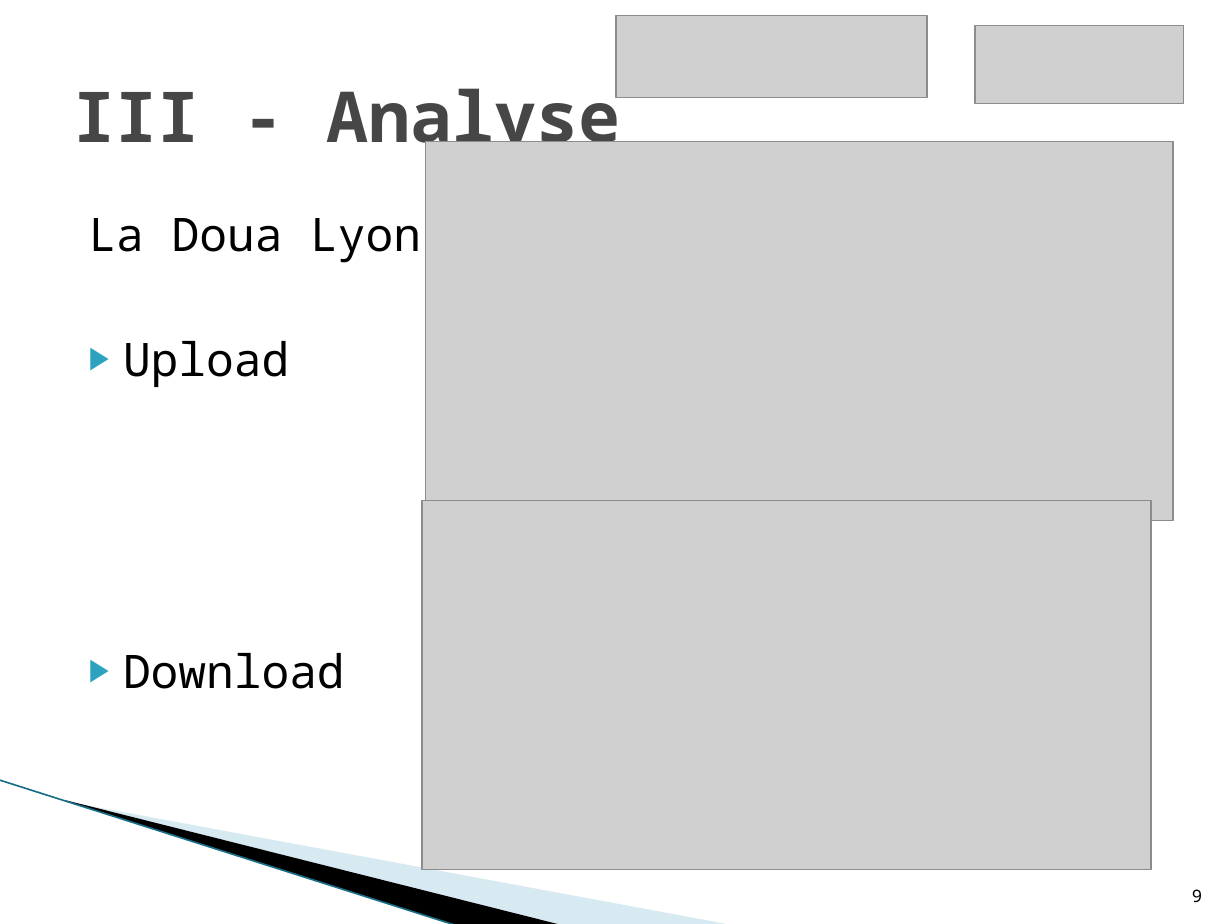
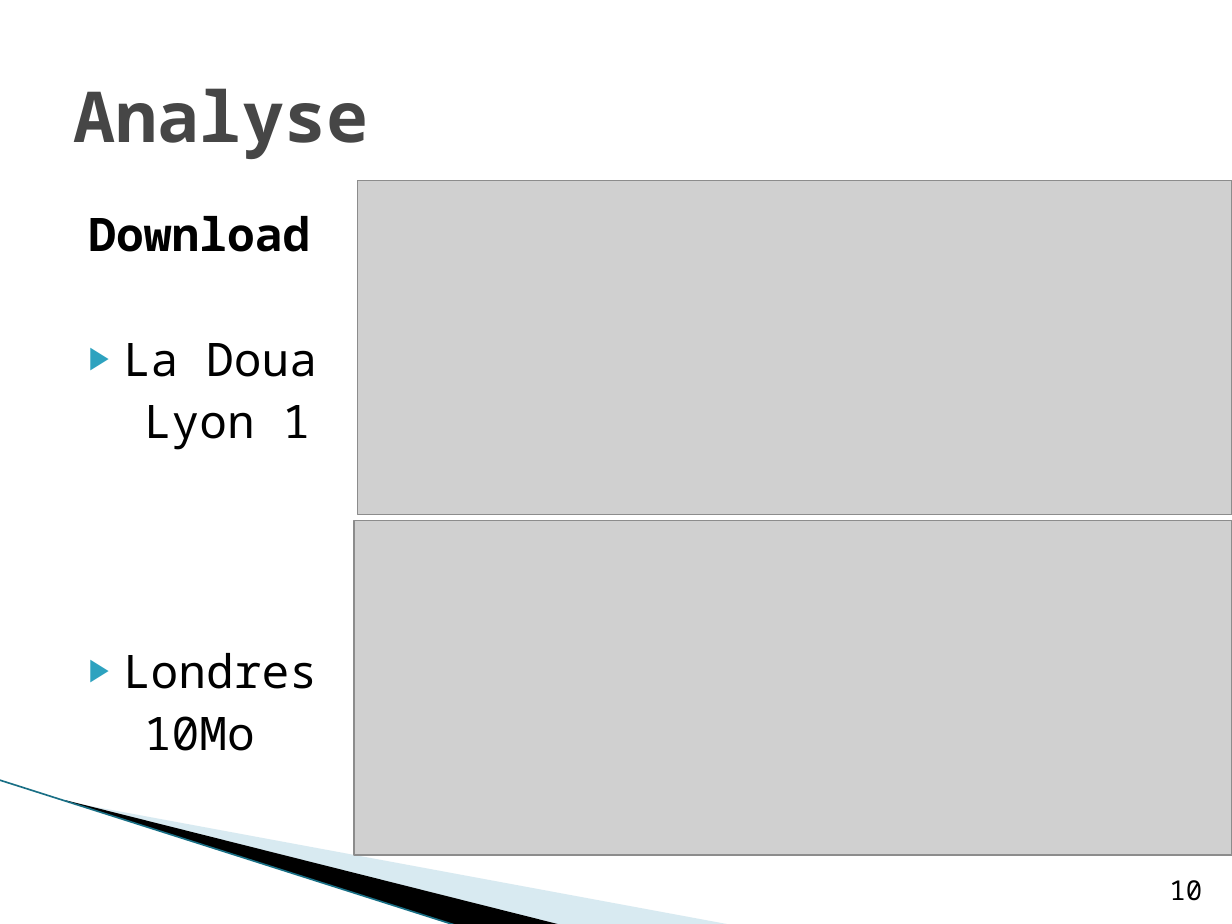
Before and after one commit to hyptos/kyd, a slide deck: slide 10 of docs/TER.pptx (slide 9 before the commit). Drawn at 1232x924 pixels with LibreOffice and Linux fonts; fonts in the diff are those of the drawing; grey boxes stand for pictures; background and template pictures are left out. Boxes give left, top, right and bottom in pixels: in the first picture for what was removed or moved away, otherwise in the second. Text is boxed around its words. In the diff, an @@ line names an element or a change of style, - is before the commit and + after.

```diff
--- a/docs/TER.pptx
+++ b/docs/TER.pptx
@@ picture removed at <box>616,16,928,99</box> @@
@@ picture removed at <box>975,26,1183,103</box> @@
@@ title at <box>74,88,369,159</box>: text changed @@
-III - Analyse
+Analyse
@@ picture: place and size @@
-picture at <box>426,142,1174,520</box>
+picture at <box>357,181,1232,515</box>
@@ text at <box>89,218,421,387</box>: paragraphs removed @@
-La Doua Lyon 1
-▶ Upload
@@ text at <box>89,216,311,252</box>: bold on in "Download"; bullet ▶ to none @@
@@ text at <box>123,343,317,751</box>: paragraphs added @@
+▶ La Doua
+Lyon 1
+▶ Londres
+10Mo
@@ picture: place and size @@
-picture at <box>423,500,1152,870</box>
+picture at <box>354,520,1232,855</box>
@@ page number added at <box>1169,880,1202,901</box>, 16 pt, text #000000 @@
+10
@@ page number removed at <box>1192,889,1202,902</box> @@
-9
```
Also in this commit, not shown: 14 other slides changed, 1 slide removed, 2 other files.
